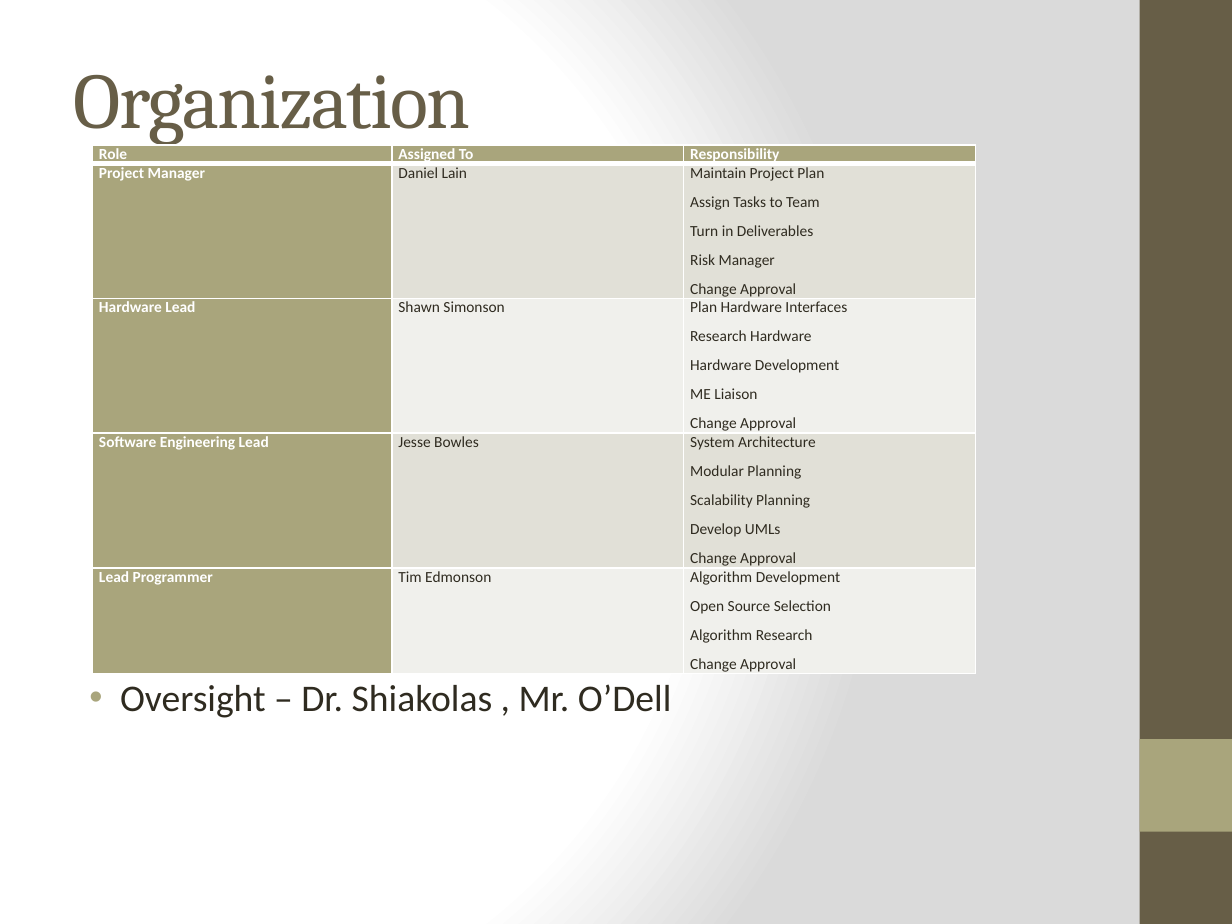
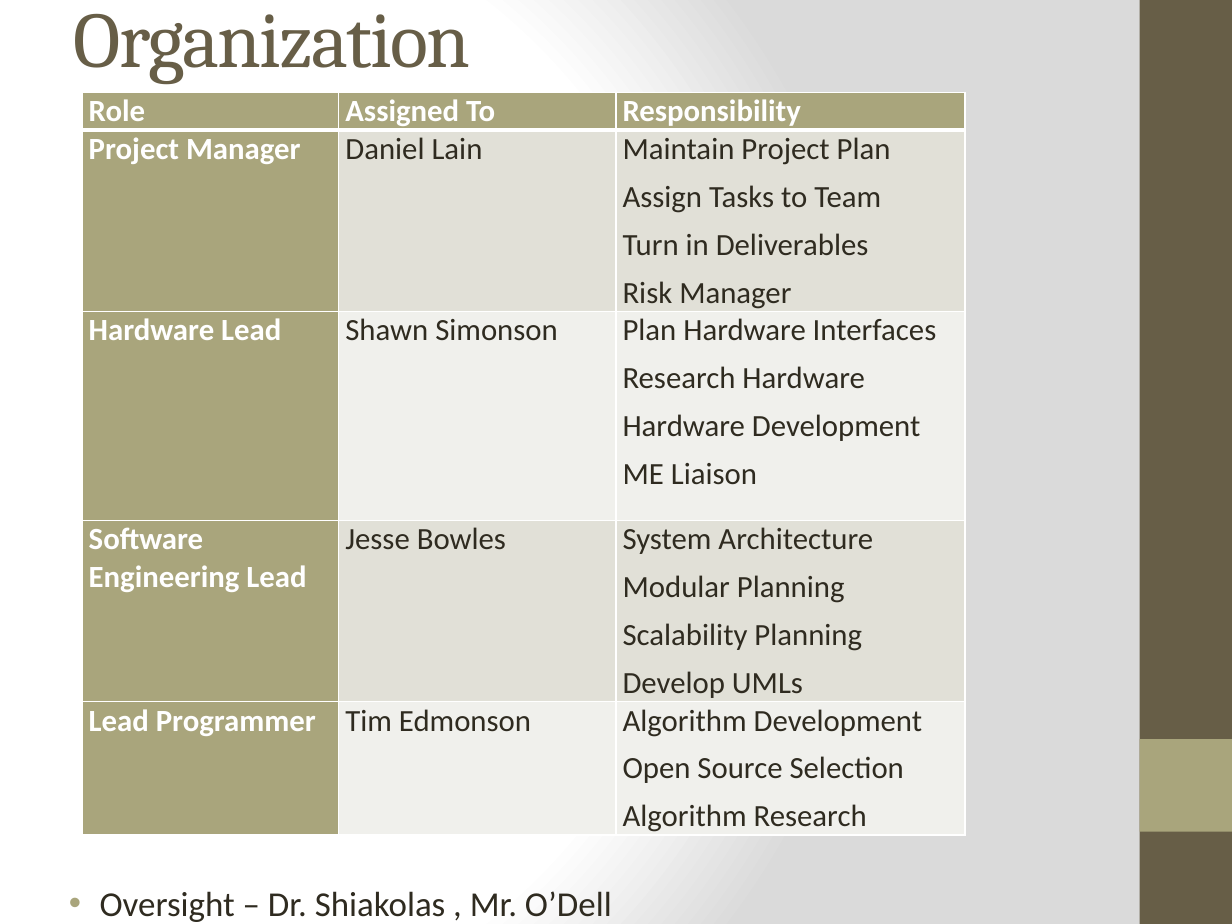
Before and after one commit to qpHalcy0n/SRDesign, a slide deck: slide 2 of Final Presentation/Ink3d Final Presentation.pptx. Drawn at 1232x924 pixels with LibreOffice and Linux fonts; fonts in the diff are those of the drawing. Boxes give left, top, right and bottom in pixels: in the first picture for what was removed or moved away, otherwise in the second. Text is boxed around its words. In the diff, an @@ line names an element or a change of style, - is before the commit and + after.

```diff
--- a/Final Presentation/Ink3d Final Presentation.pptx
+++ b/Final Presentation/Ink3d Final Presentation.pptx
@@ title "Organization" moved from (x1=74, y1=75, x2=471, y2=144) to (x1=74, y1=14, x2=471, y2=84) @@
@@ table at (x1=83, y1=92, x2=965, y2=836) @@
-row 2, column 3: Maintain Project Plan / Assign Tasks to Team / Turn in Deliverables / Risk Manager / Change Approval
+row 2, column 3: Maintain Project Plan / Assign Tasks to Team / Turn in Deliverables / Risk Manager
-row 3, column 3: Plan Hardware Interfaces / Research Hardware / Hardware Development / ME Liaison / Change Approval
+row 3, column 3: Plan Hardware Interfaces / Research Hardware / Hardware Development / ME Liaison
-row 4, column 3: System Architecture / Modular Planning / Scalability Planning / Develop UMLs / Change Approval
+row 4, column 3: System Architecture / Modular Planning / Scalability Planning / Develop UMLs
-row 5, column 3: Algorithm Development / Open Source Selection / Algorithm Research / Change Approval
+row 5, column 3: Algorithm Development / Open Source Selection / Algorithm Research
@@ size 9 to 18 pt in "Role", "Assigned To", "Responsibility", "Project Manager" and 7 more places @@
@@ table resized from (x1=92, y1=145, x2=976, y2=676) to (x1=83, y1=92, x2=965, y2=836) @@
@@ text "Oversight – Dr. Shiakolas , ..." moved from (x1=120, y1=684, x2=671, y2=718) to (x1=100, y1=891, x2=612, y2=922) @@
@@ text "Oversight – Dr. Shiakolas , ..." at (x1=100, y1=891, x2=612, y2=922): size 22 to 20.4 pt @@
```
Also in this commit, not shown: 1 other slide changed.
